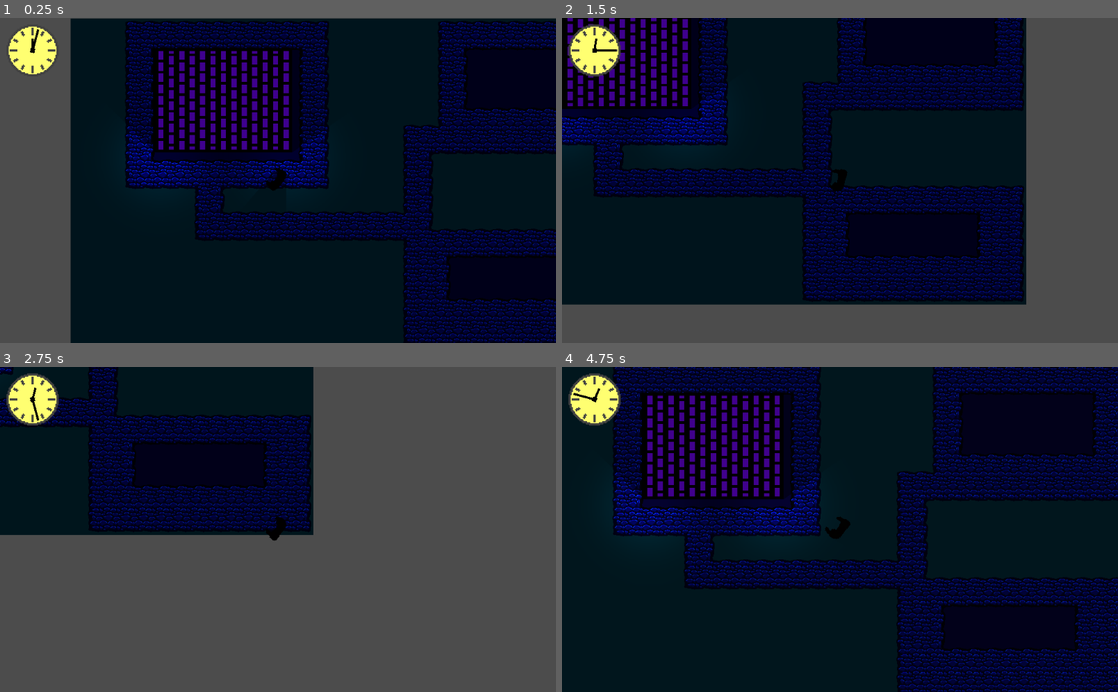
Above: before the commit, frames 1-4 (two rows, left to right).
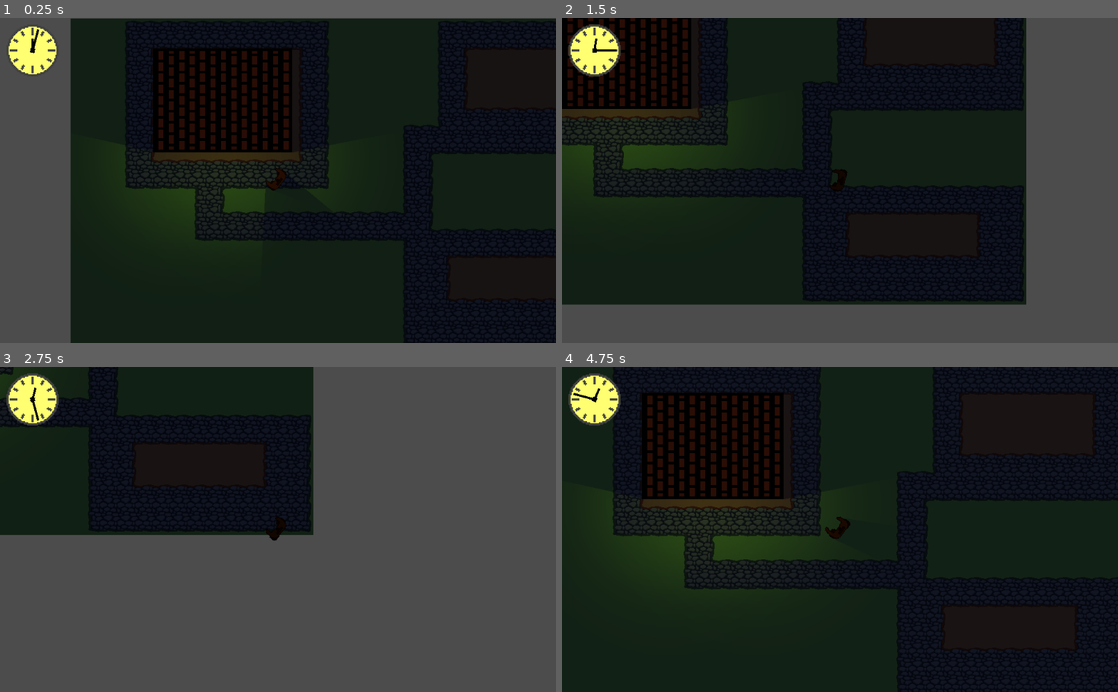
Above: after the commit, the same moments.

Repository: marc-hugh-tom/game-off-2020
Game: Godot game, scene res://nodes/PlayState.tscn
The game is run twice, just before and just after one commit, with the same random seed, the same clock (stepped at 60 frames per second) and the same inputs.
Inputs (mouse positions are in pixels of both pictures, inside the frame that each line leads up to):
- Up to frame 1 (0.25 s): no input
- Up to frame 2 (1.5 s): move the mouse to (962, 164) at 0.52 s; press the mouse at (962, 164) at 0.53 s; hold D (right) 0.53-1.28 s; move the mouse to (728, 196) at 1.27 s; release the mouse at (728, 196) at 1.28 s; hold S (down) from 1.28 s (still down); click (728, 196) at 1.35 s
- Up to frame 3 (2.75 s): move the mouse to (333, 458) at 2.02 s; release S (down) at 2.03 s; press the mouse at (333, 458) at 2.03 s; hold D (right) from 2.03 s (still down)
- Up to frame 4 (4.75 s): move the mouse to (812, 594) at 2.77 s; release D (right) at 2.78 s; release the mouse at (812, 594) at 2.78 s; hold W (up) 2.78-3.53 s; click (812, 594) at 2.85 s; move the mouse to (1006, 578) at 3.52 s; press the mouse at (1006, 578) at 3.53 s; hold A (left) from 3.53 s (still down); move the mouse to (673, 480) at 4.27 s; release the mouse at (673, 480) at 4.28 s; click (673, 480) at 4.35 s

The runs differ from the first frame. In frame 1, 15% of the frame differs, in the area x 19-100%, y 1-100%; in frame 2, 14%; in frame 3, 3.2%; in frame 4, 19%, in the area x 5-100%, y 0-100%.

Commit message:
Overcooked the night time palette

Diff:
--- /dev/null
+++ b/nodes/Lamp.tscn
@@ -0,0 +1,11 @@
+[gd_scene load_steps=2 format=2]
+
+[ext_resource path="res://assets/sprites/map/light_mask.png" type="Texture" id=1]
+
+[node name="1" type="Light2D"]
+position = Vector2( 165.308, 256.482 )
+texture = ExtResource( 1 )
+color = Color( 1, 0.937255, 0, 1 )
+range_item_cull_mask = 3
+shadow_enabled = true
+shadow_filter = 1
--- a/nodes/PlayState.tscn
+++ b/nodes/PlayState.tscn
@@ -6,8 +6,8 @@
 [ext_resource path="res://nodes/Clock.tscn" type="PackedScene" id=4]
 [ext_resource path="res://scripts/Map.gd" type="Script" id=5]
 [ext_resource path="res://nodes/TileSet.tres" type="TileSet" id=6]
-[ext_resource path="res://assets/sprites/map/light_mask.png" type="Texture" id=7]
 [ext_resource path="res://shaders/DayNightMaterial.tres" type="Material" id=8]
+[ext_resource path="res://nodes/Lamp.tscn" type="PackedScene" id=9]
 
 [sub_resource type="RectangleShape2D" id=1]
 extents = Vector2( 127.826, 96.2069 )
@@ -50,22 +50,11 @@
 
 [node name="LampLights" type="Node2D" parent="Map"]
 
-[node name="1" type="Light2D" parent="Map/LampLights"]
-position = Vector2( 165.308, 256.482 )
-texture = ExtResource( 7 )
-energy = 5.0
-range_item_cull_mask = 3
-shadow_enabled = true
-shadow_filter = 1
+[node name="1" parent="Map/LampLights" instance=ExtResource( 9 )]
+position = Vector2( 201.846, 256.482 )
 
-[node name="2" type="Light2D" parent="Map/LampLights"]
-position = Vector2( 397.57, 255.147 )
-texture = ExtResource( 7 )
-color = Color( 0.992157, 0.992157, 0.992157, 1 )
-energy = 5.0
-range_item_cull_mask = 3
-shadow_enabled = true
-shadow_filter = 1
+[node name="2" parent="Map/LampLights" instance=ExtResource( 9 )]
+position = Vector2( 361.856, 256.482 )
 
 [node name="HUD" type="CanvasLayer" parent="."]
 
--- a/scripts/PlayState.gd
+++ b/scripts/PlayState.gd
@@ -7,6 +7,8 @@
 var player_speed_midnight = 400
 
 var previous_fraction = null
+
+var lamp_energy = 1.0
 
 func _ready():
 	pass # Replace with function body.
@@ -49,7 +51,7 @@
 		not sign(previous_fraction) == sign(fraction)):
 		if fraction < 0.0:
 			for lamp in $Map/LampLights.get_children():
-				lamp.set_energy(1.0)
+				lamp.set_energy(lamp_energy)
 		else:
 			for lamp in $Map/LampLights.get_children():
 				lamp.set_energy(0.0)
Binary file changed: assets/night_palette.png
Binary file changed: assets/sprites/map/light_mask.png
